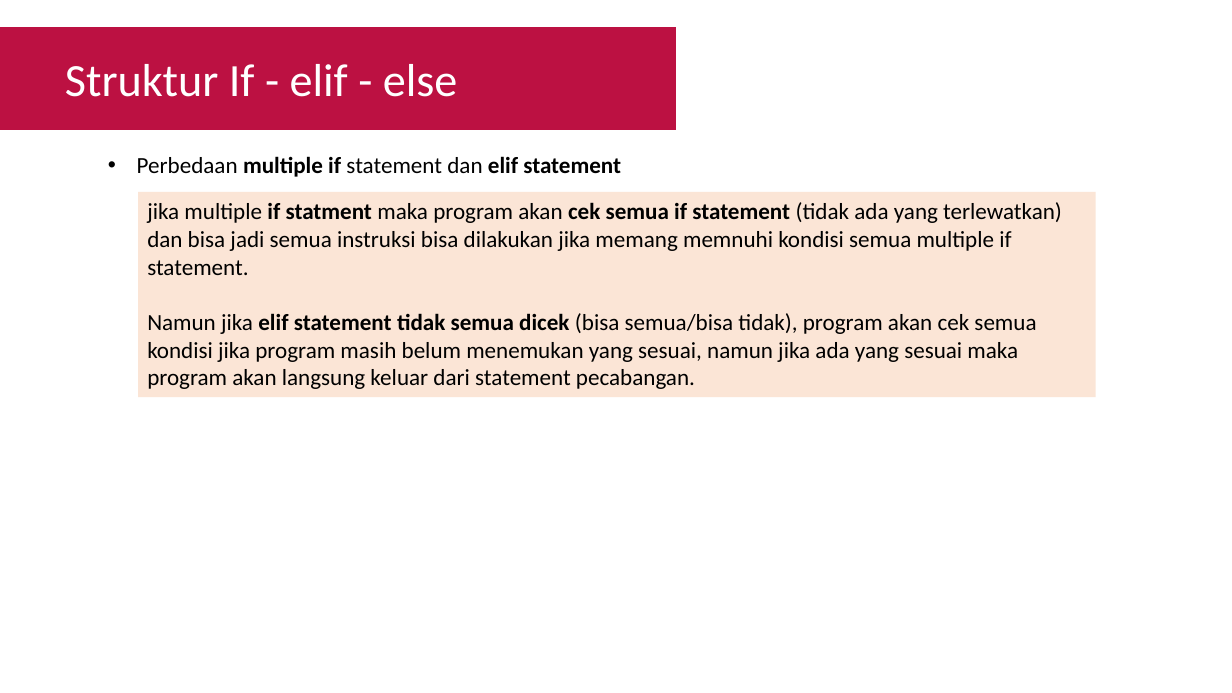
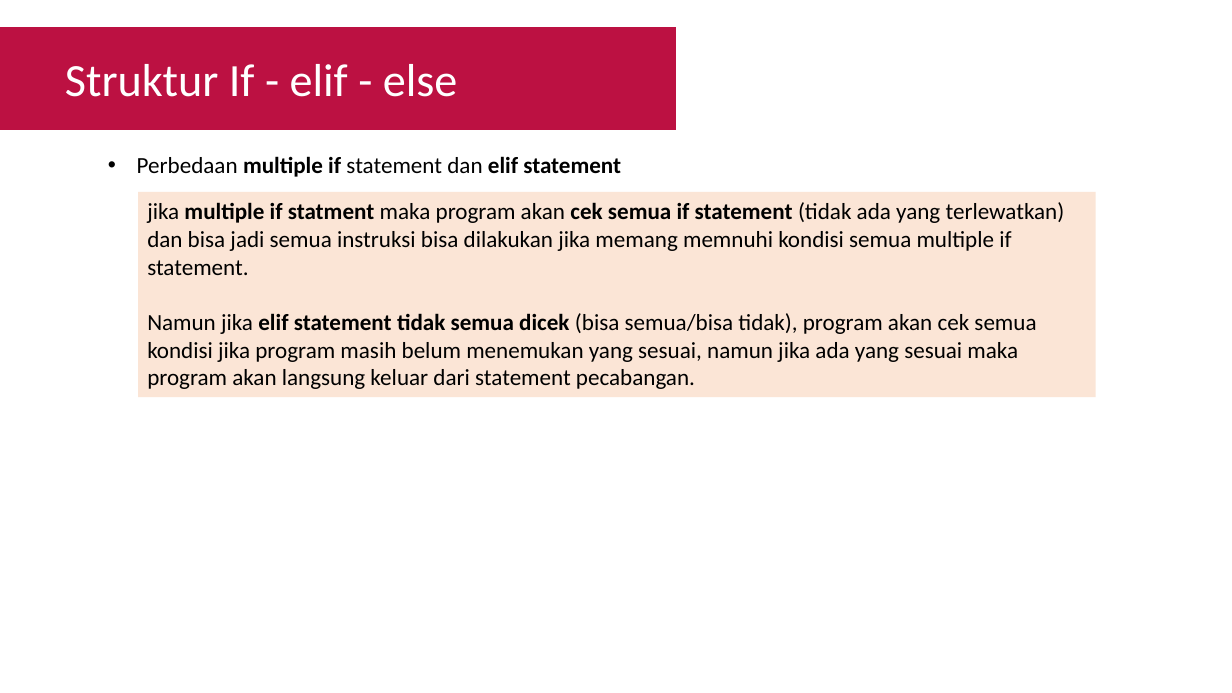
Before and after one commit to Muhammad-Yunus/Materi-Training, a slide deck: slide 8 of A. Raspberry Pi - Image Processing/#4 - Python Part 3 (If - else, for loop, function & module)/P4 - Python Part 3 (If-else, For Loop, Function & Module).pptx. Drawn at 1232x693 pixels with LibreOffice and Linux fonts; fonts in the diff are those of the drawing. Boxes give left, top, right and bottom in pixels: in the first picture for what was removed or moved away, otherwise in the second. Text is boxed around its words. In the diff, an @@ line names an element or a change of style, - is before the commit and + after.

```diff
--- a/A. Raspberry Pi - Image Processing/#4 - Python Part 3 (If - else, for loop, function & module)/P4 - Python Part 3 (If-else, For Loop, Function & Module).pptx
+++ b/A. Raspberry Pi - Image Processing/#4 - Python Part 3 (If - else, for loop, function & module)/P4 - Python Part 3 (If-else, For Loop, Function & Module).pptx
@@ text in rectangle at box(147, 202, 1065, 275): bold on in "multiple" @@
```
Also in this commit, not shown: 1 other file.
